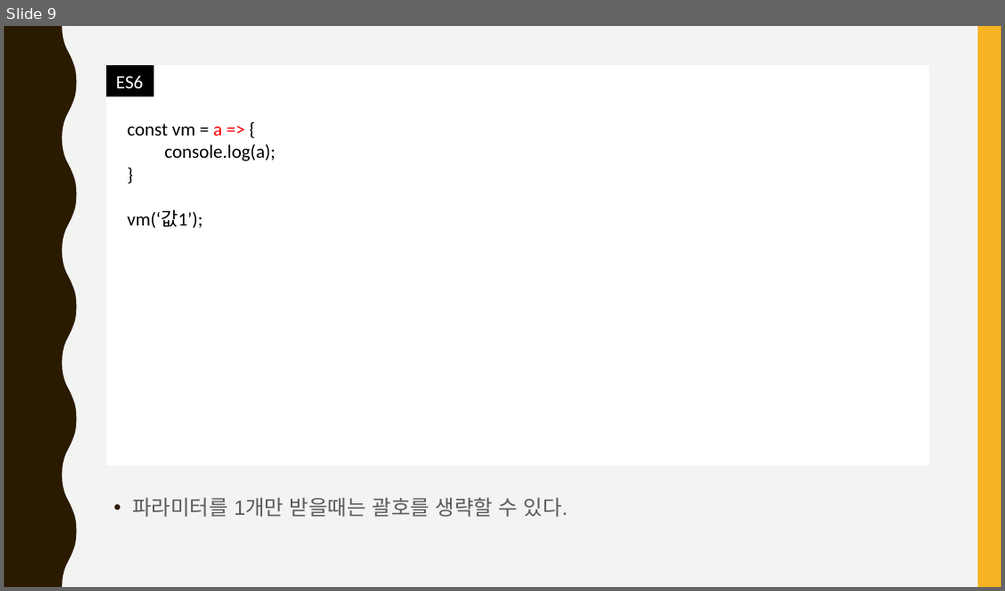
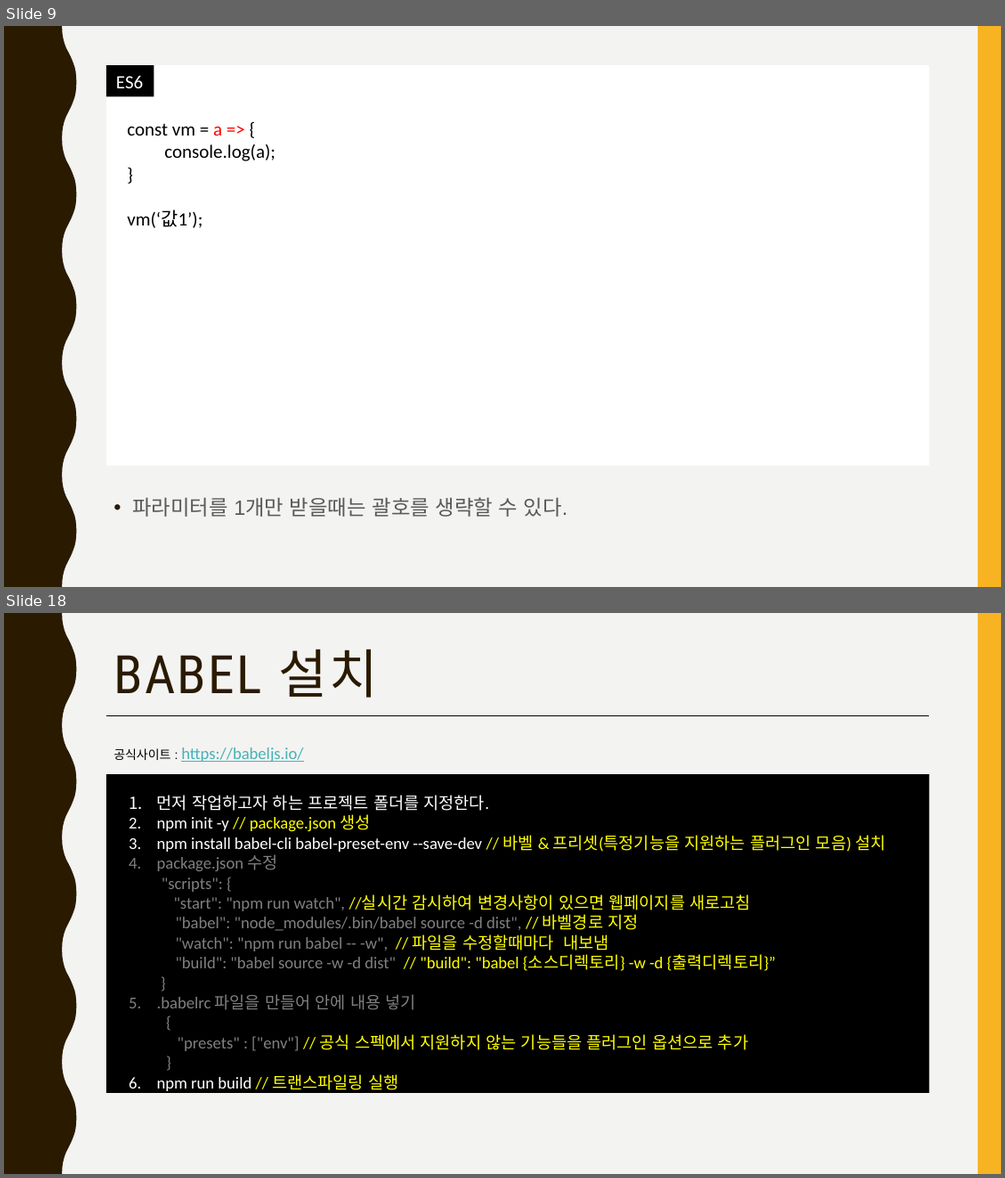
Before and after one commit to jangmang/ECMAScript6-ECMAScript201-, a slide deck: ES6.pptx. Shown one above the other, each under a label of ours: slide 9 before the commit, slides 9 and 18 after it; the slides between them are not shown. The pictures are 1005x591 and 1005x1178 pixels, drawn with LibreOffice and Linux fonts; fonts in the diff are those of the drawing. Boxes give left, top, right and bottom in pixels: in the first picture for what was removed or moved away, otherwise in the second. Text is boxed around its words. In the diff, an @@ line names an element or a change of style, - is before the commit and + after.

```diff
--- a/ES6.pptx
+++ b/ES6.pptx
@@ slide 18 added at (4,613,1001,1174), background #F3F3F2; not listed: 2 template elements that a slide beside it also shows @@
@@ title added at (113,649,378,698), 51 pt, text #2A1A00 @@
+BABEL 설치
@@ line added from (106, 716) to (930, 716), #000000 0.5 pt @@
@@ text added at (113,747,303,762), 16 pt, text #46B2B5, underline @@
+공식사이트 : https://babeljs.io/
@@ rectangle added at (106,774,930,1093), fill #000000 @@
@@ text added at (157,795,885,1091), 16 pt, text #808080 @@
+1. 먼저 작업하고자 하는 프로젝트 폴더를 지정한다.
+2. npm init -y // package.json 생성
+3. npm install babel-cli babel-preset-env --save-dev // 바벨 & 프리셋(특정기능을 지원하는 플러그인 모음) 설치
+4. package.json 수정
+   "scripts": {
+   "start": "npm run watch", //실시간 감시하여 변경사항이 있으면 웹페이지를 새로고침
+   "babel": "node_modules/.bin/babel source -d dist", // 바벨경로 지정
+   "watch": "npm run babel -- -w", // 파일을 수정할때마다 내보냄
+   "build": "babel source -w -d dist" // "build": "babel {소스디렉토리} -w -d {출력디렉토리}”
+   }
+5. .babelrc 파일을 만들어 안에 내용 넣기
+  {
+  "presets" : ["env"] // 공식 스펙에서 지원하지 않는 기능들을 플러그인 옵션으로 추가
+  }
+6. npm run build // 트랜스파일링 실행
```
Also in this commit, not shown: 11 slides changed, 4 other slides added, 7 other files.
